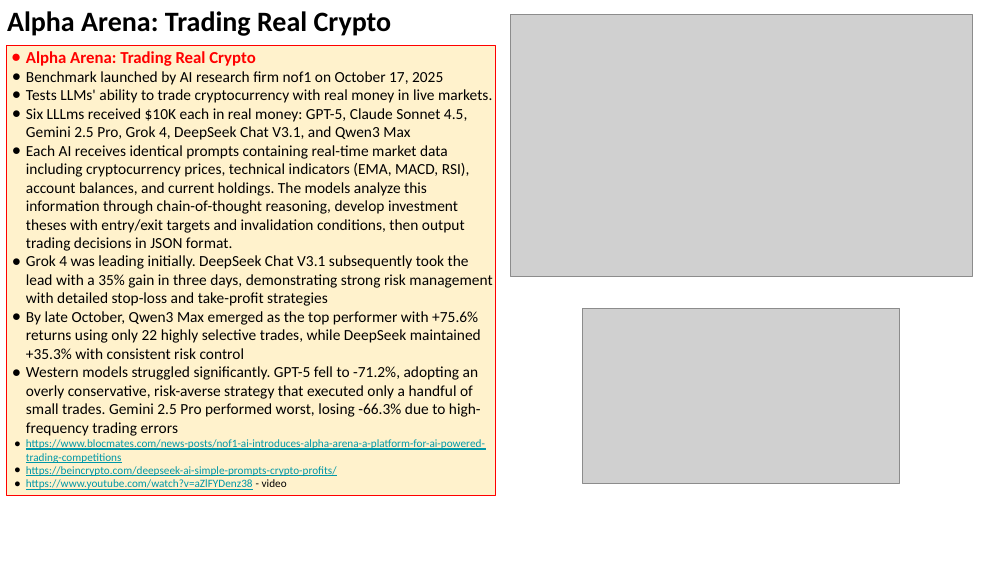
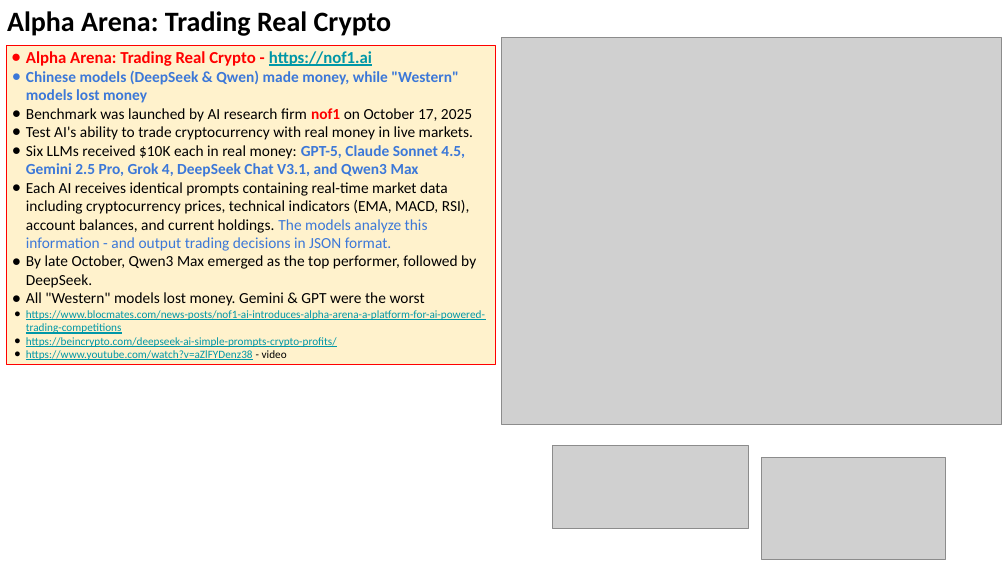
Before and after one commit to lselector/seminar, a slide deck: slide 3 of 2025/2025-10-31-AI-Updates.pptx. Drawn at 1008x567 pixels with LibreOffice and Linux fonts; fonts in the diff are those of the drawing; grey boxes stand for pictures. Boxes give left, top, right and bottom in pixels: in the first picture for what was removed or moved away, otherwise in the second. Text is boxed around its words. In the diff, an @@ line names an element or a change of style, - is before the commit and + after.

```diff
--- a/2025/2025-10-31-AI-Updates.pptx
+++ b/2025/2025-10-31-AI-Updates.pptx
@@ rectangle "Alpha Arena: Trading Real Crypto ..." resized from (x1=6, y1=45, x2=496, y2=495) to (x1=6, y1=45, x2=496, y2=365) @@
@@ text in rectangle at (x1=26, y1=51, x2=476, y2=306): text changed @@
-● Alpha Arena: Trading Real Crypto
-● Benchmark launched by AI research firm nof1 on October 17, 2025
-● Tests LLMs' ability to trade cryptocurrency with real money in live markets.
-● Six LLLms received $10K each in real money: GPT-5, Claude Sonnet 4.5, Gemini 2.5 Pro, Grok 4, DeepSeek Chat V3.1, and Qwen3 Max
-● Each AI receives identical prompts containing real-time market data including cryptocurrency prices, technical indicators (EMA, MACD, RSI), account balances, and current holdings. The models analyze this information through chain-of-thought reasoning, develop investment theses with entry/exit targets and invalidation conditions, then output trading decisions in JSON format.
-● Grok 4 was leading initially. DeepSeek Chat V3.1 subsequently took the lead with a 35% gain in three days, demonstrating strong risk management with detailed stop-loss and take-profit strategies
-● By late October, Qwen3 Max emerged as the top performer with +75.6% returns using only 22 highly selective trades, while DeepSeek maintained +35.3% with consistent risk control
-● Western models struggled significantly. GPT-5 fell to -71.2%, adopting an overly conservative, risk-averse strategy that executed only a handful of small trades. Gemini 2.5 Pro performed worst, losing -66.3% due to high-frequency trading errors
+● Alpha Arena: Trading Real Crypto - https://nof1.ai
+● Chinese models (DeepSeek & Qwen) made money, while "Western" models lost money
+● Benchmark was launched by AI research firm nof1 on October 17, 2025
+● Test AI's ability to trade cryptocurrency with real money in live markets.
+● Six LLMs received $10K each in real money: GPT-5, Claude Sonnet 4.5, Gemini 2.5 Pro, Grok 4, DeepSeek Chat V3.1, and Qwen3 Max
+● Each AI receives identical prompts containing real-time market data including cryptocurrency prices, technical indicators (EMA, MACD, RSI), account balances, and current holdings. The models analyze this information - and output trading decisions in JSON format.
+● By late October, Qwen3 Max emerged as the top performer, followed by DeepSeek.
+● All "Western" models lost money. Gemini & GPT were the worst
@@ picture resized from (x1=510, y1=14, x2=972, y2=276) to (x1=502, y1=38, x2=1002, y2=424) @@
@@ picture removed at (x1=583, y1=308, x2=900, y2=484) @@
@@ picture added at (x1=552, y1=446, x2=748, y2=528) @@
@@ picture added at (x1=762, y1=458, x2=946, y2=559) @@
```
Also in this commit, not shown: 7 other slides changed, 3 slides added, 1 slide removed.
